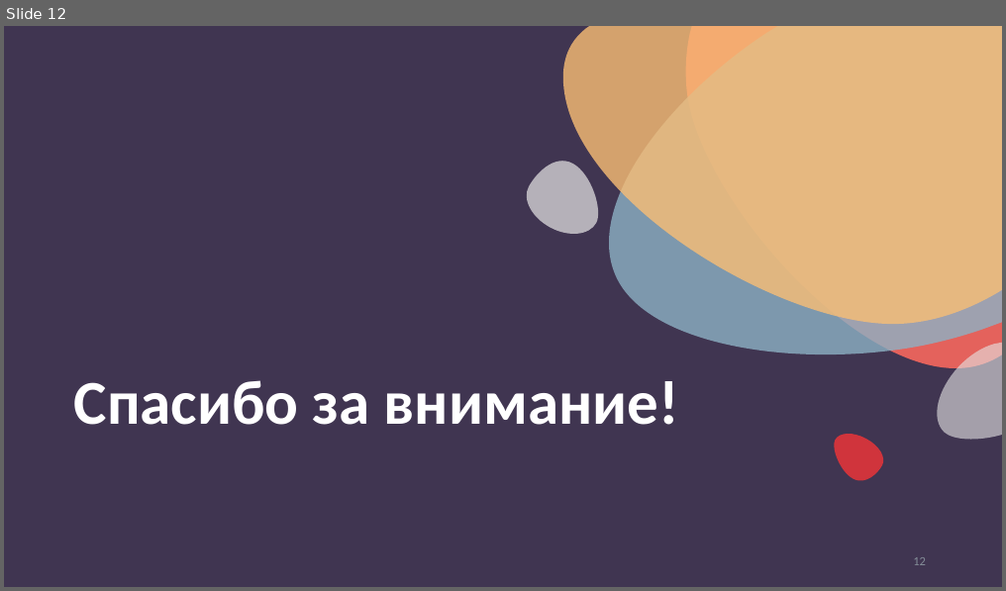
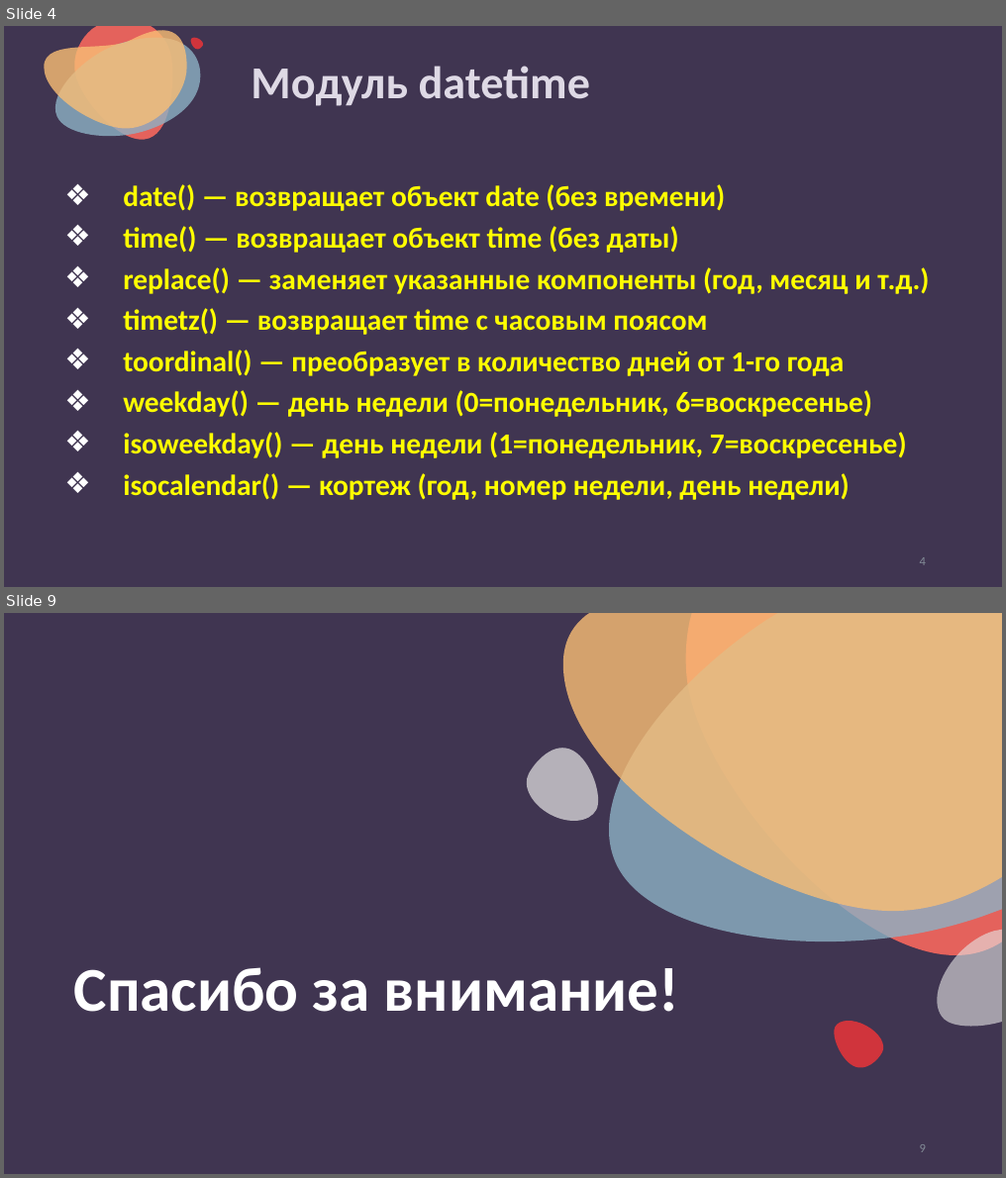
Before and after one commit to nesrv/python-for-odin.study, a slide deck: m4-1-Работа-с-датой-и-временем/Работа+с+датой+и+временем.pptx. Shown one above the other, each under a label of ours: slide 12 before the commit, slides 4 and 9 after it; the slides between them are not shown. The pictures are 1006x591 and 1006x1178 pixels, drawn with LibreOffice and Linux fonts; fonts in the diff are those of the drawing. Boxes give left, top, right and bottom in pixels: in the first picture for what was removed or moved away, otherwise in the second. Text is boxed around its words. In the diff, an @@ line names an element or a change of style, - is before the commit and + after.

```diff
--- a/m4-1-Работа-с-датой-и-временем/Работа+с+датой+и+временем.pptx
+++ b/m4-1-Работа-с-датой-и-временем/Работа+с+датой+и+временем.pptx
@@ slide 4 added at (x1=4, y1=26, x2=1002, y2=587), background #403551 @@
@@ freeform shape added at (x1=44, y1=31, x2=187, y2=129), fill #F9BE75 at 80% opacity @@
@@ freeform shape added at (x1=55, y1=37, x2=201, y2=136), fill #8DB1C4 at 80% opacity @@
@@ freeform shape added at (x1=74, y1=26, x2=172, y2=140), fill #E4625C @@
@@ freeform shape added at (x1=190, y1=37, x2=202, y2=49), fill #D0343C @@
@@ title added at (x1=251, y1=66, x2=590, y2=106), 44 pt, text #DED9E5, bold @@
+Модуль datetime
@@ freeform shape added at (x1=76, y1=141, x2=94, y2=159), fill #403551 @@
@@ text added at (x1=123, y1=184, x2=929, y2=500), 28 pt, text #FFFF00, bold @@
+❖ date() — возвращает объект date (без времени)
+❖ time() — возвращает объект time (без даты)
+❖ replace() — заменяет указанные компоненты (год, месяц и т.д.)
+❖ timetz() — возвращает time с часовым поясом
+❖ toordinal() — преобразует в количество дней от 1-го года
+❖ weekday() — день недели (0=понедельник, 6=воскресенье)
+❖ isoweekday() — день недели (1=понедельник, 7=воскресенье)
+❖ isocalendar() — кортеж (год, номер недели, день недели)
@@ page number added at (x1=920, y1=558, x2=926, y2=566), 12 pt, text #838C97 @@
+4
@@ what was slide 12 is now slide 9 @@
@@ page number at (x1=920, y1=1145, x2=926, y2=1153): text changed @@
-12
+9
```
Also in this commit, not shown: 1 slide changed, 6 other slides added, 10 slides removed, 23 other files.
